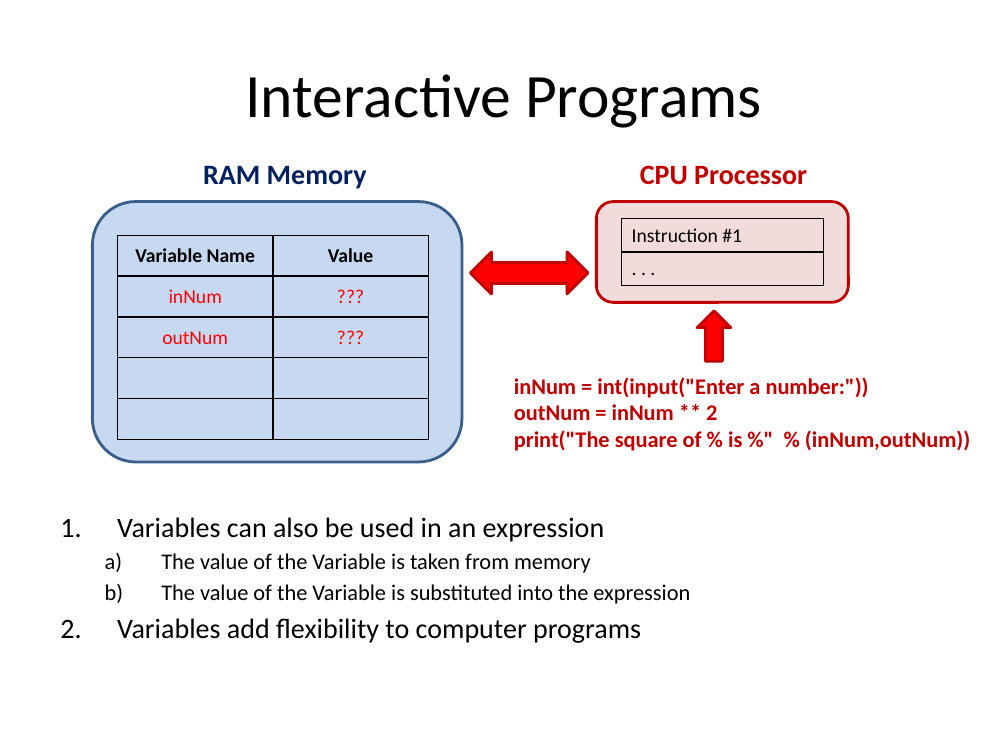
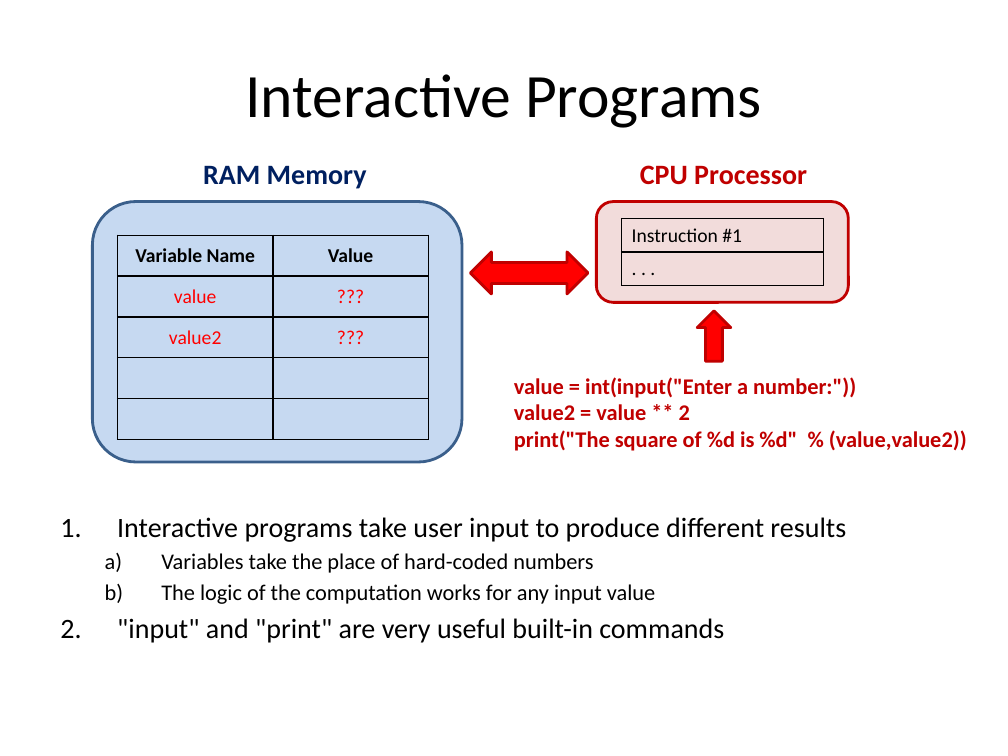
Before and after one commit to Greg5519/ICS2O0, a slide deck: slide 10 of Topic B Programming Introduction/B.2 Lesson - Python Variable Basics.pptx. Drawn at 1008x756 pixels with LibreOffice and Linux fonts; fonts in the diff are those of the drawing. Boxes give left, top, right and bottom in pixels: in the first picture for what was removed or moved away, otherwise in the second. Text is boxed around its words. In the diff, an @@ line names an element or a change of style, - is before the commit and + after.

```diff
--- a/Topic B Programming Introduction/B.2 Lesson - Python Variable Basics.pptx
+++ b/Topic B Programming Introduction/B.2 Lesson - Python Variable Basics.pptx
@@ table at [118,235,428,439] @@
-row 2, column 1: inNum
+row 2, column 1: value
-row 3, column 1: outNum
+row 3, column 1: value2
@@ text at [514,377,967,451]: text changed @@
-inNum = int(input("Enter a number:"))
-outNum = inNum ** 2
-print("The square of % is %" % (inNum,outNum))
+value = int(input("Enter a number:"))
+value2 = value ** 2
+print("The square of %d is %d" % (value,value2))
@@ text at [117,517,846,643]: text changed; size 16 to 20 pt @@
-1. Variables can also be used in an expression
-  a) The value of the Variable is taken from memory
-  b) The value of the Variable is substituted into the expression
-2. Variables add flexibility to computer programs
+1. Interactive programs take user input to produce different results
+  a) Variables take the place of hard-coded numbers
+  b) The logic of the computation works for any input value
+2. "input" and "print" are very useful built-in commands
```
Also in this commit, not shown: 3 other slides changed, 1 slide added, 3 other files.
